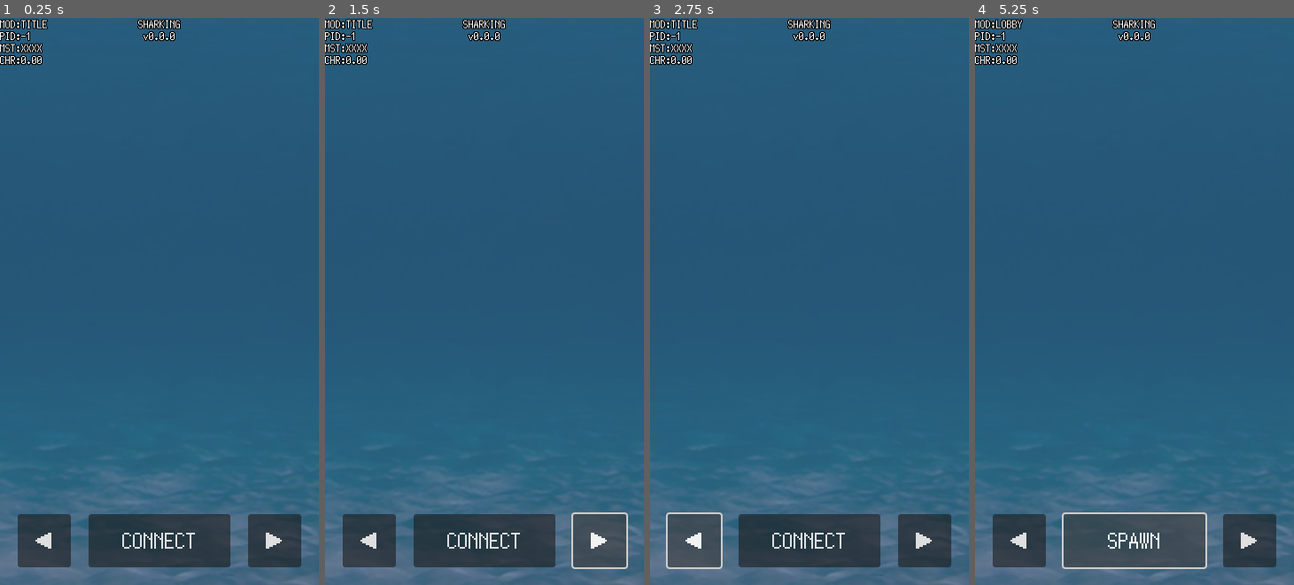
Above: before the commit, frames 1-4 (left to right).
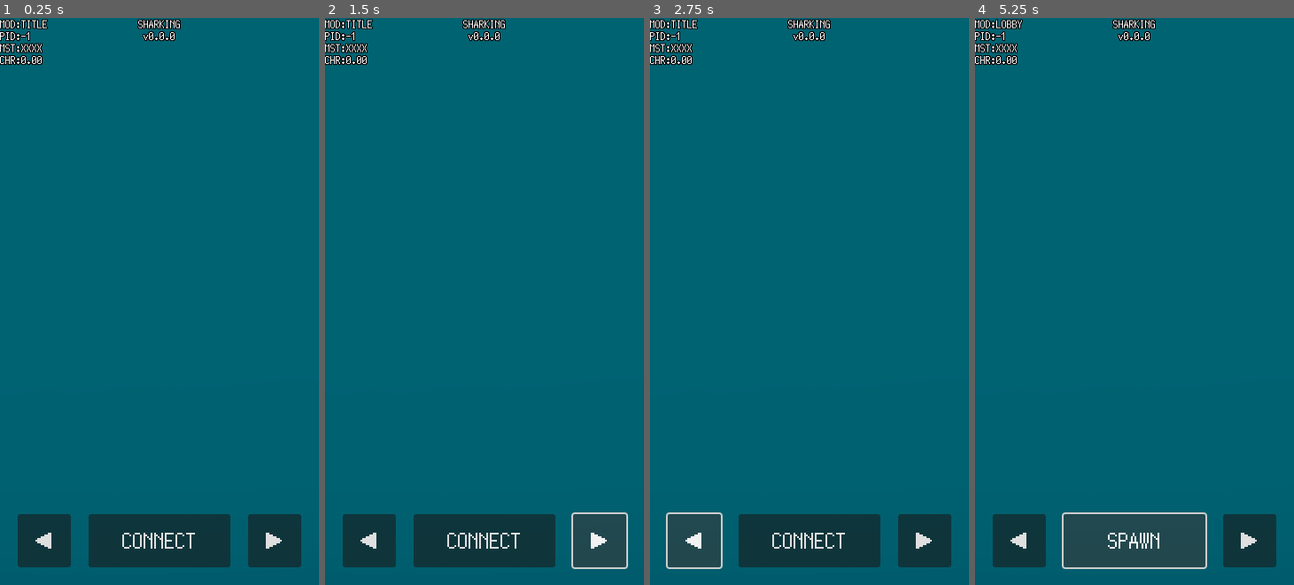
Above: after the commit, the same moments.

Repository: kamikoloss/sharking
Game: Godot game, scene res://scenes/main.tscn
Two runs of this game, one before a commit and one after it. Both use one fixed random seed, a clock stepped at 60 frames per second and the inputs below.
Inputs:
- Up to frame 1 (0.25 s): no input
- Up to frame 2 (1.5 s): click "◀" at 0.5 s; click "▶" at 1.25 s
- Up to frame 3 (2.75 s): click "◀" at 2 s
- Up to frame 4 (5.25 s): click "▶" at 2.75 s; click "◀" at 3.5 s; click "▶" at 4.25 s; click "CONNECT" at 5 s

The runs differ from the first frame. In frame 1, 97% of the frame differs, in the area x 0-100%, y 0-100%; in frame 2, 97%; in frame 3, 97%; in frame 4, 97%.

Commit message:
背景画像更新

Diff:
--- a/scenes/hero.tscn
+++ b/scenes/hero.tscn
@@ -45,9 +45,9 @@
 [node name="HealthBar" type="TextureProgressBar" parent="Control"]
 layout_mode = 0
 offset_left = -32.0
-offset_top = 80.0
+offset_top = 64.0
 offset_right = 224.0
-offset_bottom = 336.0
+offset_bottom = 320.0
 scale = Vector2(0.25, 0.063)
 value = 100.0
 texture_under = ExtResource("4_r63cl")
@@ -58,9 +58,9 @@
 [node name="Exp" type="Label" parent="Control"]
 layout_mode = 0
 offset_left = -32.0
-offset_top = -96.0
+offset_top = -80.0
 offset_right = 32.0
-offset_bottom = -64.0
+offset_bottom = -48.0
 theme = ExtResource("3_qksco")
 text = "9999"
 horizontal_alignment = 1
@@ -69,9 +69,9 @@
 [node name="Health" type="Label" parent="Control"]
 layout_mode = 0
 offset_left = -32.0
-offset_top = 64.0
+offset_top = 48.0
 offset_right = 32.0
-offset_bottom = 96.0
+offset_bottom = 80.0
 theme = ExtResource("3_qksco")
 theme_override_colors/font_color = Color(0, 1, 0, 1)
 text = "9999"
--- a/scenes/level.tscn
+++ b/scenes/level.tscn
@@ -4,7 +4,7 @@
 [ext_resource type="Texture2D" uid="uid://donorrfpj4qwd" path="res://images/base_square.png" id="2_3d4xe"]
 [ext_resource type="PackedScene" uid="uid://52tpbo5enhtq" path="res://scenes/hero.tscn" id="3_38icc"]
 [ext_resource type="PackedScene" uid="uid://1e3yy5gkxjgl" path="res://scenes/exp.tscn" id="4_dxgh1"]
-[ext_resource type="Texture2D" uid="uid://stpl65erxjcx" path="res://images/bg2.png" id="4_mggfh"]
+[ext_resource type="Texture2D" uid="uid://b3rvv7xrsir24" path="res://images/bg3.png" id="4_qjwuw"]
 
 [sub_resource type="RectangleShape2D" id="RectangleShape2D_u1w2v"]
 size = Vector2(256, 256)
@@ -17,16 +17,15 @@
 _heros_parent_node = NodePath("Heros")
 
 [node name="Sprite2D" type="Sprite2D" parent="."]
-modulate = Color(0.752941, 0.752941, 1, 0.501961)
-scale = Vector2(2, 2)
-texture = ExtResource("4_mggfh")
+modulate = Color(0, 0.501961, 0.501961, 1)
+texture = ExtResource("4_qjwuw")
 
 [node name="Walls" type="Node2D" parent="."]
 modulate = Color(0.501961, 0.25098, 0.25098, 0.501961)
 
 [node name="Area2D" type="Area2D" parent="Walls" groups=["Wall"]]
-position = Vector2(0, -800)
-scale = Vector2(16, 1)
+position = Vector2(0, -1024)
+scale = Vector2(8, 1)
 
 [node name="Sprite2D" type="Sprite2D" parent="Walls/Area2D"]
 texture = ExtResource("2_3d4xe")
@@ -35,8 +34,8 @@
 shape = SubResource("RectangleShape2D_u1w2v")
 
 [node name="Area2D2" type="Area2D" parent="Walls" groups=["Wall"]]
-position = Vector2(0, 800)
-scale = Vector2(16, 1)
+position = Vector2(0, 1024)
+scale = Vector2(8, 1)
 
 [node name="Sprite2D" type="Sprite2D" parent="Walls/Area2D2"]
 texture = ExtResource("2_3d4xe")
@@ -45,9 +44,9 @@
 shape = SubResource("RectangleShape2D_u1w2v")
 
 [node name="Area2D3" type="Area2D" parent="Walls" groups=["Wall"]]
-position = Vector2(-800, 0)
+position = Vector2(-1024, 0)
 rotation = 1.5708
-scale = Vector2(16, 1)
+scale = Vector2(8, 1)
 
 [node name="Sprite2D" type="Sprite2D" parent="Walls/Area2D3"]
 texture = ExtResource("2_3d4xe")
@@ -56,9 +55,9 @@
 shape = SubResource("RectangleShape2D_u1w2v")
 
 [node name="Area2D4" type="Area2D" parent="Walls" groups=["Wall"]]
-position = Vector2(800, 0)
+position = Vector2(1024, 0)
 rotation = 1.5708
-scale = Vector2(16, 1)
+scale = Vector2(8, 1)
 
 [node name="Sprite2D" type="Sprite2D" parent="Walls/Area2D4"]
 texture = ExtResource("2_3d4xe")
Binary file added: images/bg3.png
Not shown, added: images/bg3.png.import
